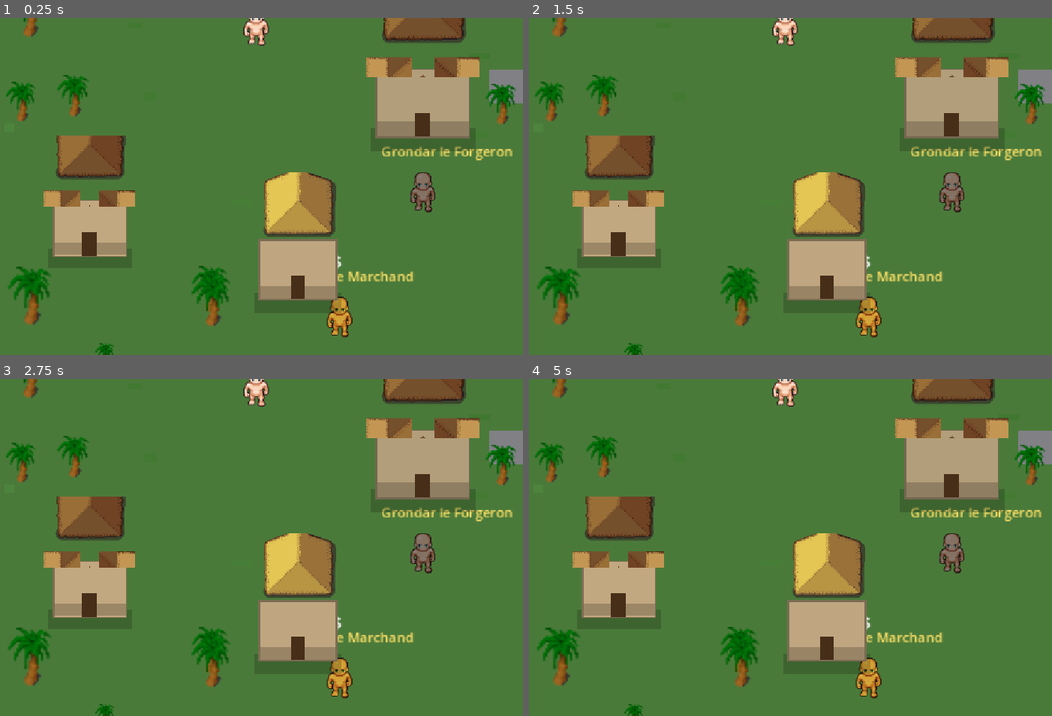
Above: before the commit, frames 1-4 (two rows, left to right).
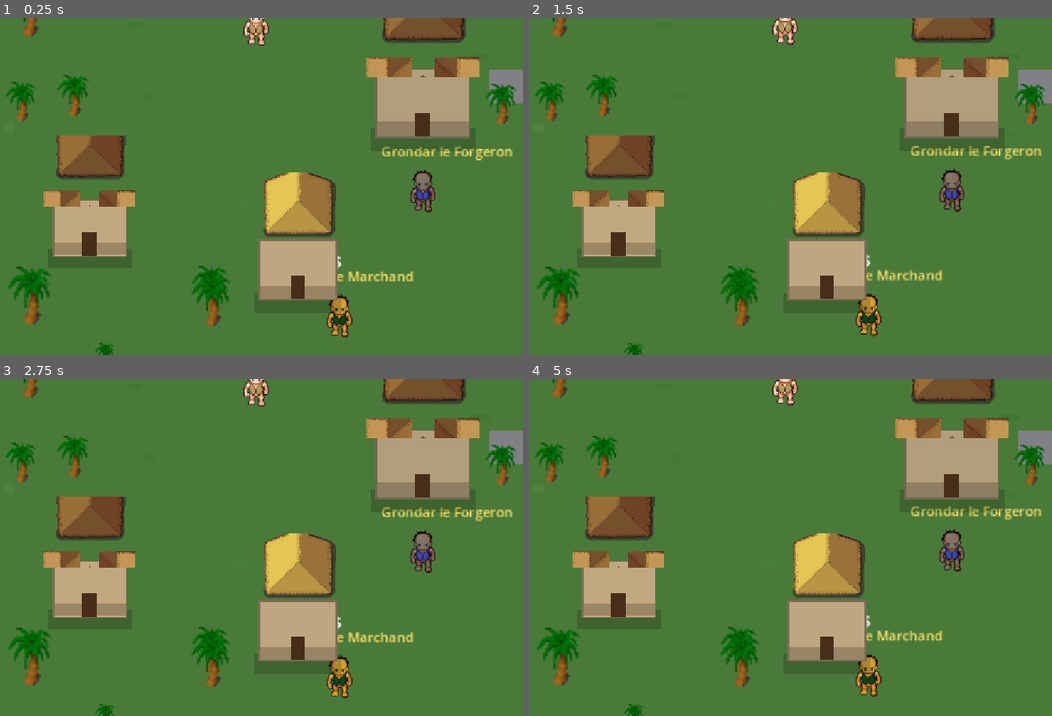
Above: after the commit, the same moments.

Repository: saintstrif13001/riendupout
Game: Godot game, scene res://scenes/World.tscn
The game is run twice, just before and just after one commit, with the same random seed, the same clock (stepped at 60 frames per second) and the same inputs. This scene is started directly instead of the project's main scene.
Inputs:
- Up to frame 1 (0.25 s): no input
- Up to frame 2 (1.5 s): tap Enter at 0.5 s; hold D 0.53-1.28 s; tap I at 0.6 s; tap Space at 0.77 s; hold S from 1.28 s (still down); tap M at 1.35 s
- Up to frame 3 (2.75 s): tap Space at 1.52, 2 s; release S at 2.03 s; hold D from 2.03 s (still down); tap Q at 2.1 s
- Up to frame 4 (5 s): release D at 2.78 s; hold W 2.78-3.53 s; tap E at 2.85 s; tap Space at 3.02, 3.77, 4.52 s; tap Enter at 3.5 s; hold A from 3.53 s (still down); tap F at 3.6 s; tap I at 4.35 s

The runs differ from the first frame. In frame 1, 0.3% of the frame differs, in the area x 47-83%, y 0-92%; in frame 2, 1.2%; in frame 3, 0.6%; in frame 4, 1.5%, in the area x 46-98%, y 0-95%.
Error in both runs: Invalid access to property or key 'race' on a base object of type 'Dictionary'. (res://scripts/game_state.gd:63)

Commit message:
Habille joueur et PNJ (fini les personnages nus) + anim d'idle sur les PNJ
- Ajoute des couches vêtement (gilet coloré) + cheveux au joueur et à
  tous les PNJ (sprites LPC officiels, CC-BY-SA/GPL) — plus personne
  de nu en jeu
- Le gilet du joueur est teinté selon sa classe (rouge=guerrier,
  bleu=mage, etc.), les PNJ ont 4 couleurs de gilet en rotation
- Les PNJ ont maintenant une légère animation de respiration (tween en
  boucle) au lieu d'être parfaitement figés
- Corrige une référence obsolète dans le harnais de test (equip_label
  avait été remplacé par de vraies icônes plus tôt)

Diff:
--- a/scenes/Player.tscn
+++ b/scenes/Player.tscn
@@ -11,6 +11,10 @@
 [node name="Legs" type="Sprite2D" parent="."]
 
 [node name="Body" type="Sprite2D" parent="."]
+
+[node name="Vest" type="Sprite2D" parent="."]
+
+[node name="Hair" type="Sprite2D" parent="."]
 
 [node name="Head" type="Sprite2D" parent="."]
 
--- a/scripts/player.gd
+++ b/scripts/player.gd
@@ -25,6 +25,8 @@
 
 @onready var legs_sprite: Sprite2D = $Legs
 @onready var body_sprite: Sprite2D = $Body
+@onready var vest_sprite: Sprite2D = $Vest
+@onready var hair_sprite: Sprite2D = $Hair
 @onready var head_sprite: Sprite2D = $Head
 @onready var name_label: Label = $NameLabel
 @onready var equip_icon_weapon: Sprite2D = $EquipIconWeapon
@@ -46,17 +48,26 @@
 	body_tex = load("res://assets/sprites/player/body_walk.png")
 	legs_tex = load("res://assets/sprites/player/legs_walk.png")
 	head_tex = load("res://assets/sprites/player/head_walk.png")
+	var vest_tex = load("res://assets/sprites/player/vest_tan_walk.png")
+	var hair_tex = load("res://assets/sprites/player/hair_walk.png")
 
 	body_sprite.texture = body_tex
 	legs_sprite.texture = legs_tex
 	head_sprite.texture = head_tex
-	for spr in [body_sprite, legs_sprite, head_sprite]:
+	vest_sprite.texture = vest_tex
+	hair_sprite.texture = hair_tex
+	for spr in [body_sprite, legs_sprite, head_sprite, vest_sprite, hair_sprite]:
 		spr.region_enabled = true
 		spr.region_rect = Rect2(0, 2*FH, FW, FH)
 		spr.centered = true
+	legs_sprite.z_index = 0
 	body_sprite.z_index = 1
-	head_sprite.z_index = 2
-	legs_sprite.z_index = 0
+	vest_sprite.z_index = 2
+	hair_sprite.z_index = 3
+	head_sprite.z_index = 4
+	hair_sprite.modulate = Color(0.25, 0.16, 0.1)
+	var cls = Data.CLASSES[cd["class"]]
+	vest_sprite.modulate = cls.color
 
 	var race = Data.RACES[cd.race]
 	body_sprite.modulate = race.tint
@@ -110,6 +121,8 @@
 	body_sprite.region_rect = rect
 	legs_sprite.region_rect = rect
 	head_sprite.region_rect = rect
+	vest_sprite.region_rect = rect
+	hair_sprite.region_rect = rect
 
 func take_damage(dmg: float) -> float:
 	if dead: return 0.0
--- a/scripts/tools/capture.gd
+++ b/scripts/tools/capture.gd
@@ -104,8 +104,8 @@
 			var hud2 = inst.get_node("Hud")
 			inst.char_data.inventory["armure_plates"] = 1
 			hud2.equip_item("armure_plates")
-			print("TEST_RESULT armor_equipped=%s legs_modulate=%s equip_label=%s"
-				% [inst.char_data.equipment.armor, inst.player.legs_sprite.modulate, inst.player.equip_label.text])
+			print("TEST_RESULT armor_equipped=%s legs_modulate=%s armor_icon_visible=%s"
+				% [inst.char_data.equipment.armor, inst.player.legs_sprite.modulate, inst.player.equip_icon_armor.visible])
 		elif test_mode == "show_inventory_search":
 			var hud3 = inst.get_node("Hud")
 			inst.char_data.inventory = {"minerai":5,"bois":2,"epee_fer":1,"potion_vie":3}
--- a/scripts/world.gd
+++ b/scripts/world.gd
@@ -258,23 +258,54 @@
 func build_npcs() -> void:
 	var npc_body_tex = load("res://assets/sprites/player/body_walk.png")
 	var npc_head_tex = load("res://assets/sprites/player/head_walk.png")
+	var npc_legs_tex = load("res://assets/sprites/player/legs_walk.png")
+	var npc_hair_tex = load("res://assets/sprites/player/hair_walk.png")
+	var vest_texs = [
+		load("res://assets/sprites/player/vest_tan_walk.png"),
+		load("res://assets/sprites/player/vest_navy_walk.png"),
+		load("res://assets/sprites/player/vest_maroon_walk.png"),
+		load("res://assets/sprites/player/vest_forest_walk.png"),
+	]
+	var region = Rect2(2*64, 2*64, 64, 64)
+	var idx = 0
 	for npc in Data.NPCS:
 		var node = Node2D.new()
 		node.position = Vector2(npc.x, npc.y)
+		var legs = Sprite2D.new()
+		legs.texture = npc_legs_tex
+		legs.region_enabled = true; legs.region_rect = region
+		legs.z_index = 0
+		node.add_child(legs)
 		var spr = Sprite2D.new()
 		spr.texture = npc_body_tex
 		spr.region_enabled = true
-		spr.region_rect = Rect2(2*64, 2*64, 64, 64)
+		spr.region_rect = region
 		spr.modulate = npc.tint
 		spr.z_index = 1
 		node.add_child(spr)
+		var vest = Sprite2D.new()
+		vest.texture = vest_texs[idx % vest_texs.size()]
+		vest.region_enabled = true; vest.region_rect = region
+		vest.z_index = 2
+		node.add_child(vest)
+		var hair = Sprite2D.new()
+		hair.texture = npc_hair_tex
+		hair.region_enabled = true; hair.region_rect = region
+		hair.modulate = Color(0.25, 0.16, 0.1)
+		hair.z_index = 3
+		node.add_child(hair)
 		var head = Sprite2D.new()
 		head.texture = npc_head_tex
 		head.region_enabled = true
-		head.region_rect = Rect2(2*64, 2*64, 64, 64)
+		head.region_rect = region
 		head.modulate = npc.tint
-		head.z_index = 2
+		head.z_index = 3
 		node.add_child(head)
+		idx += 1
+		# petite animation d'idle (respiration) pour que les PNJ ne soient pas figés
+		var tw = create_tween().set_loops()
+		tw.tween_property(node, "position:y", npc.y - 2.0, 1.1).set_trans(Tween.TRANS_SINE).set_delay(randf()*1.0)
+		tw.tween_property(node, "position:y", npc.y, 1.1).set_trans(Tween.TRANS_SINE)
 		var label = Label.new()
 		label.text = npc.name
 		label.position = Vector2(-50, -54)
Binary file added: assets/sprites/player/hair_walk.png
Not shown, added: assets/sprites/player/hair_walk.png.import
Binary file added: assets/sprites/player/vest_forest_walk.png
Not shown, added: assets/sprites/player/vest_forest_walk.png.import
Binary file added: assets/sprites/player/vest_maroon_walk.png
Not shown, added: assets/sprites/player/vest_maroon_walk.png.import
Binary file added: assets/sprites/player/vest_navy_walk.png
Not shown, added: assets/sprites/player/vest_navy_walk.png.import
Binary file added: assets/sprites/player/vest_tan_walk.png
Not shown, added: assets/sprites/player/vest_tan_walk.png.import
